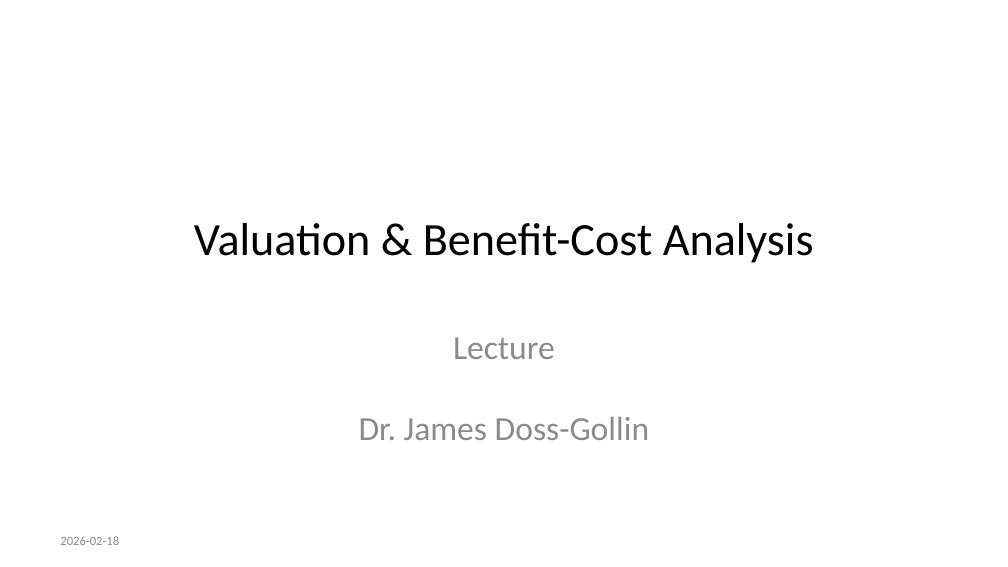
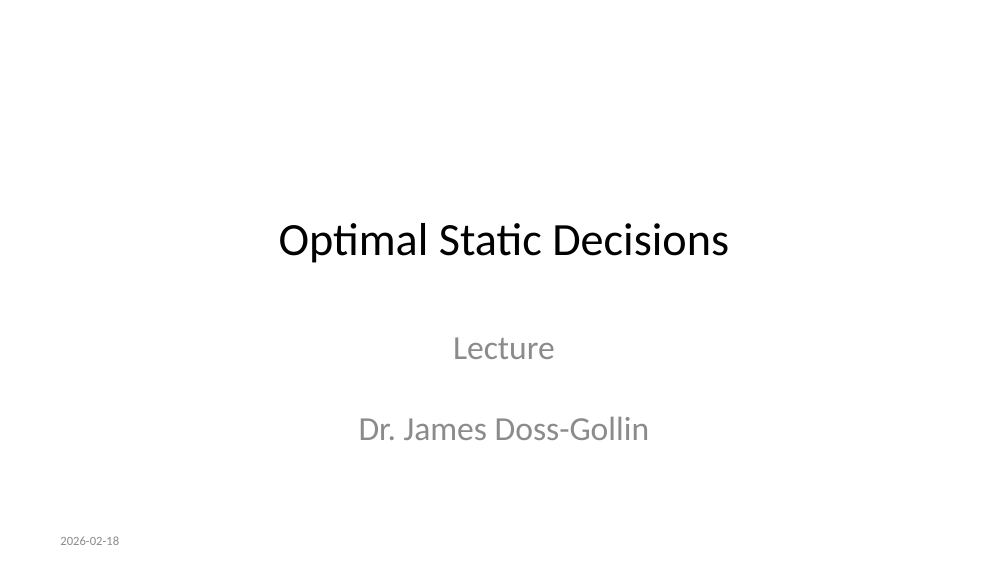
Before and after one commit to CEVE-421-521/ceve-421-521.github.io, a slide deck: slide 1 of lectures/week-06/index.pptx. Drawn at 1008x567 pixels with LibreOffice and Linux fonts; fonts in the diff are those of the drawing. Boxes give left, top, right and bottom in pixels: in the first picture for what was removed or moved away, otherwise in the second. Text is boxed around its words. In the diff, an @@ line names an element or a change of style, - is before the commit and + after.

```diff
--- a/lectures/week-06/index.pptx
+++ b/lectures/week-06/index.pptx
@@ title at (279, 223, 729, 263): text changed @@
-Valuation & Benefit-Cost Analysis
+Optimal Static Decisions
```
Also in this commit, not shown: 2 other slides changed, 54 other files.
